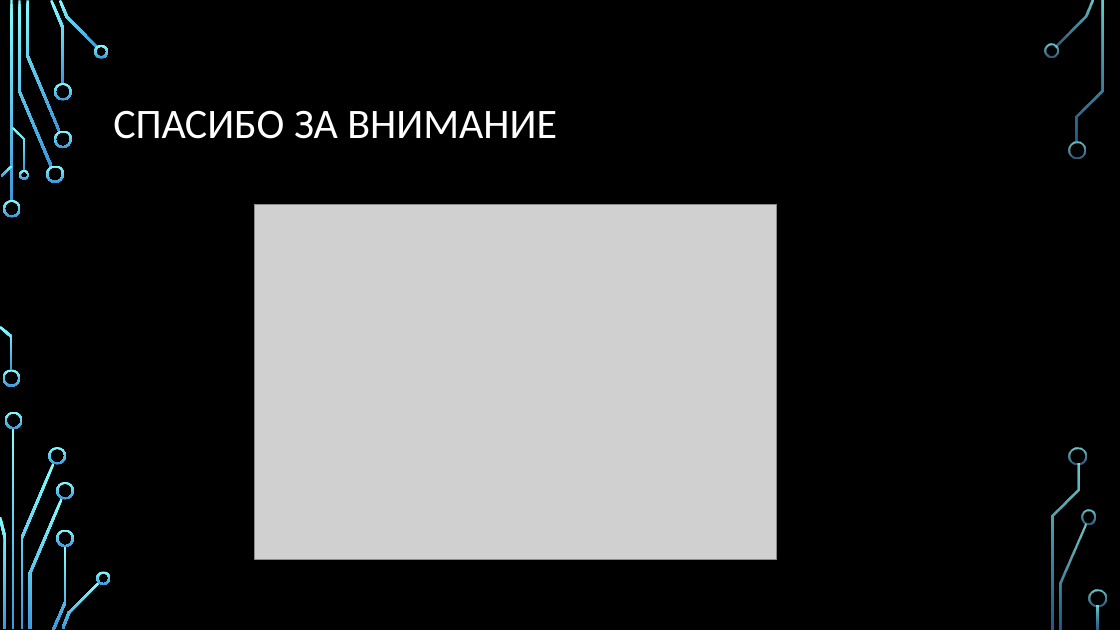
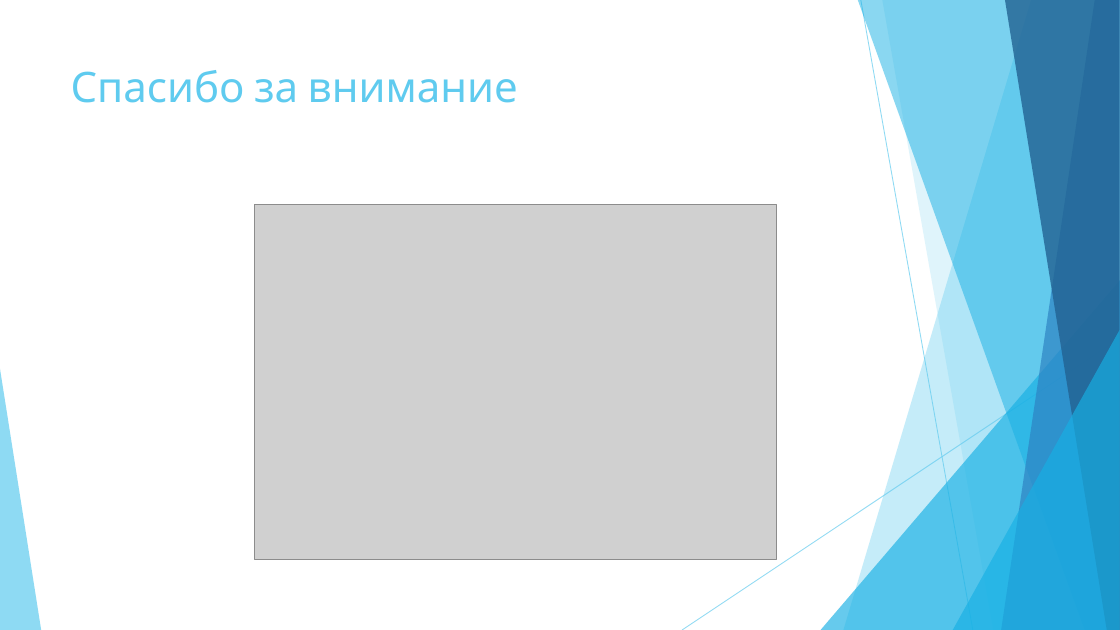
Before and after one commit to natallia-zzz/messenger_crypt, a slide deck: slide 19 of SignalProtocol.pptx (slide 15 before the commit). Drawn at 1120x630 pixels with LibreOffice and Linux fonts; fonts in the diff are those of the drawing; grey boxes stand for pictures; background and template pictures are left out. Boxes give left, top, right and bottom in pixels: in the first picture for what was removed or moved away, otherwise in the second. Text is boxed around its words. In the diff, an @@ line names an element or a change of style, - is before the commit and + after.

```diff
--- a/SignalProtocol.pptx
+++ b/SignalProtocol.pptx
@@ background picture (left out) to #FFFFFF @@
@@ title "Спасибо за внимание" at (71, 70, 518, 103): vertical alignment middle to top @@
@@ title at (71, 70, 518, 103): text changed; font Calibri to Cabin; text colour #FFFFFF to #5FCBEF @@
-СПАСИБО ЗА ВНИМАНИЕ
+Спасибо за внимание
@@ group added at (0, 0, 1120, 630): 5 freeform shapes, 3 triangles, 2 lines @@
@@ group removed at (0, 0, 1107, 630): 33 freeform shapes, 3 rectangles @@
```
Also in this commit, not shown: 13 other slides changed, 5 slides added, 1 slide removed, 2 other files.
